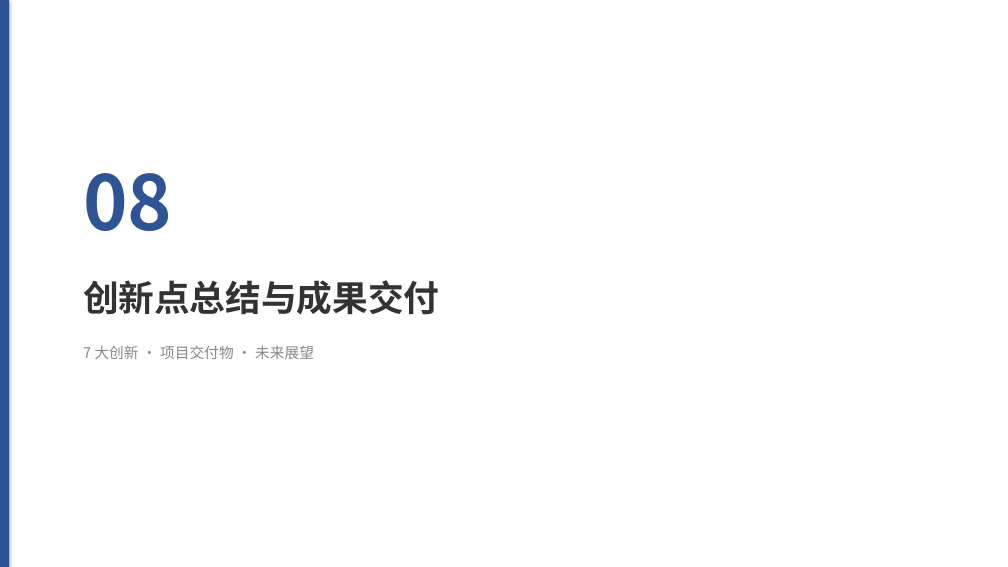
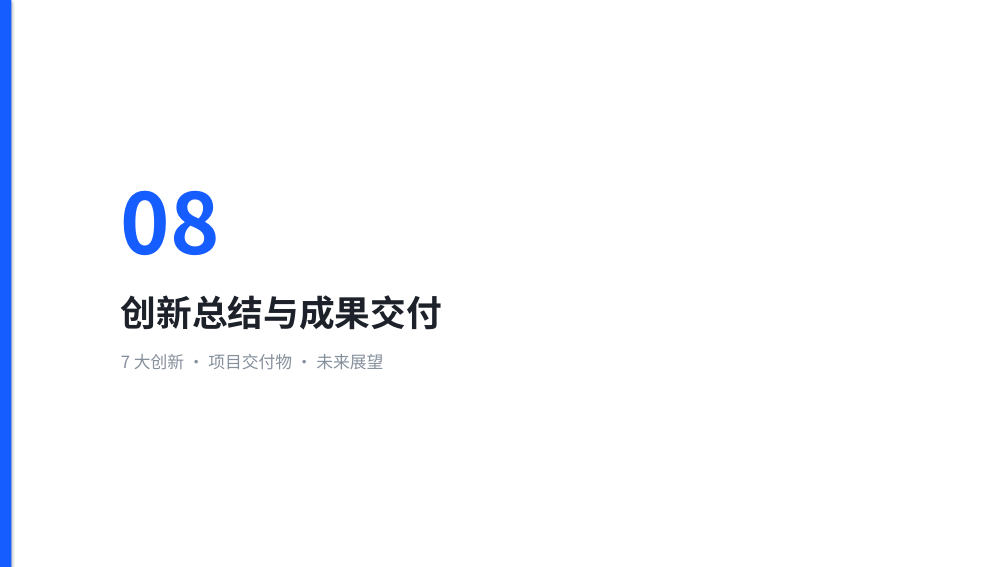
Before and after one commit to sou1maker/database, a slide deck: slide 44 of 校园外卖两段式配送系统_答辩汇报.pptx (slide 38 before the commit). Drawn at 1008x567 pixels with LibreOffice and Linux fonts; fonts in the diff are those of the drawing. Boxes give left, top, right and bottom in pixels: in the first picture for what was removed or moved away, otherwise in the second. Text is boxed around its words. In the diff, an @@ line names an element or a change of style, - is before the commit and + after.

```diff
--- a/校园外卖两段式配送系统_答辩汇报.pptx
+++ b/校园外卖两段式配送系统_答辩汇报.pptx
@@ rectangle at (x1=0, y1=0, x2=11, y2=567): fill #2F5496 to #165DFF @@
@@ text "08" moved from (x1=83, y1=173, x2=172, y2=231) to (x1=121, y1=190, x2=220, y2=255) @@
@@ text "08" at (x1=121, y1=190, x2=220, y2=255): size 72 to 80 pt, text colour #2F5496 to #165DFF @@
@@ text at (x1=121, y1=295, x2=442, y2=330): text changed; text colour #333333 to #1D2129 @@
-创新点总结与成果交付
+创新总结与成果交付
@@ text "7 大创新 · 项目交付物 · ..." moved from (x1=83, y1=346, x2=314, y2=359) to (x1=121, y1=354, x2=383, y2=370) @@
@@ text "7 大创新 · 项目交付物 · ..." at (x1=121, y1=354, x2=383, y2=370): size 14 to 16 pt, text colour #888888 to #86909C @@
```
Also in this commit, not shown: 32 other slides changed, 14 slides added, 9 slides removed, 1 other file.
